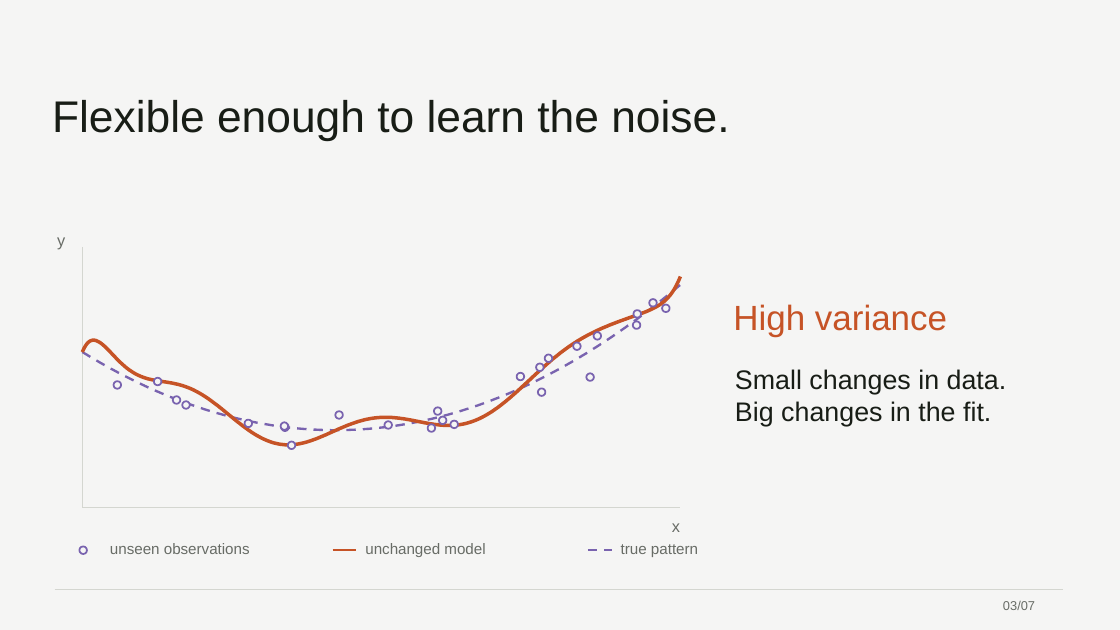
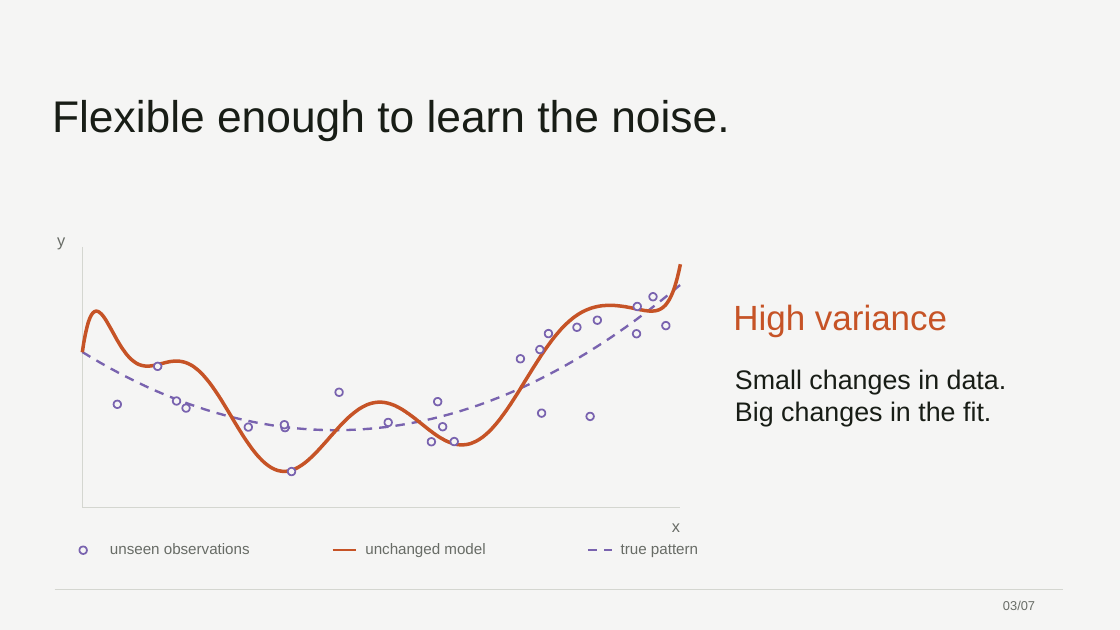
Before and after one commit to 0xABAN/classes, a slide deck: slide 3 of cmpsc-448/presentation/bias-variance-tradeoff.pptx. Drawn at 1120x630 pixels with LibreOffice and Linux fonts; fonts in the diff are those of the drawing. Boxes give left, top, right and bottom in pixels: in the first picture for what was removed or moved away, otherwise in the second. Text is boxed around its words. In the diff, an @@ line names an element or a change of style, - is before the commit and + after.

```diff
--- a/cmpsc-448/presentation/bias-variance-tradeoff.pptx
+++ b/cmpsc-448/presentation/bias-variance-tradeoff.pptx
@@ freeform shape: place and size @@
-freeform shape at <box>82,276,681,444</box>
+freeform shape at <box>82,265,681,472</box>
@@ ellipse: place and size @@
-ellipse at <box>649,299,657,307</box>
+ellipse at <box>649,293,657,301</box>
@@ 3 ellipses: place and size @@
-3 ellipses at <box>517,343,581,381</box>
+3 ellipses at <box>517,323,581,363</box>
@@ ellipse: place and size @@
-ellipse at <box>594,332,602,339</box>
+ellipse at <box>594,317,602,324</box>
@@ ellipse: place and size @@
-ellipse at <box>634,310,641,318</box>
+ellipse at <box>634,302,641,310</box>
@@ 3 ellipses: place and size @@
-3 ellipses at <box>428,305,670,432</box>
+3 ellipses at <box>428,322,670,445</box>
@@ ellipse: place and size @@
-ellipse at <box>544,355,552,362</box>
+ellipse at <box>544,330,552,338</box>
@@ ellipse: place and size @@
-ellipse at <box>633,322,640,329</box>
+ellipse at <box>633,330,640,338</box>
@@ ellipse: place and size @@
-ellipse at <box>154,378,161,386</box>
+ellipse at <box>154,363,161,371</box>
@@ ellipse: place and size @@
-ellipse at <box>335,412,343,419</box>
+ellipse at <box>335,388,343,396</box>
@@ ellipse: place and size @@
-ellipse at <box>113,381,121,389</box>
+ellipse at <box>113,401,121,408</box>
@@ ellipse: place and size @@
-ellipse at <box>434,408,442,415</box>
+ellipse at <box>434,398,442,406</box>
@@ ellipse: place and size @@
-ellipse at <box>538,388,545,396</box>
+ellipse at <box>538,409,545,417</box>
@@ ellipse: place and size @@
-ellipse at <box>586,373,594,381</box>
+ellipse at <box>586,413,594,420</box>
@@ ellipse: place and size @@
-ellipse at <box>439,417,446,424</box>
+ellipse at <box>439,423,446,430</box>
@@ ellipse: place and size @@
-ellipse at <box>288,442,296,450</box>
+ellipse at <box>288,468,296,476</box>
```
Also in this commit, not shown: 4 other slides changed, 3 other files.
